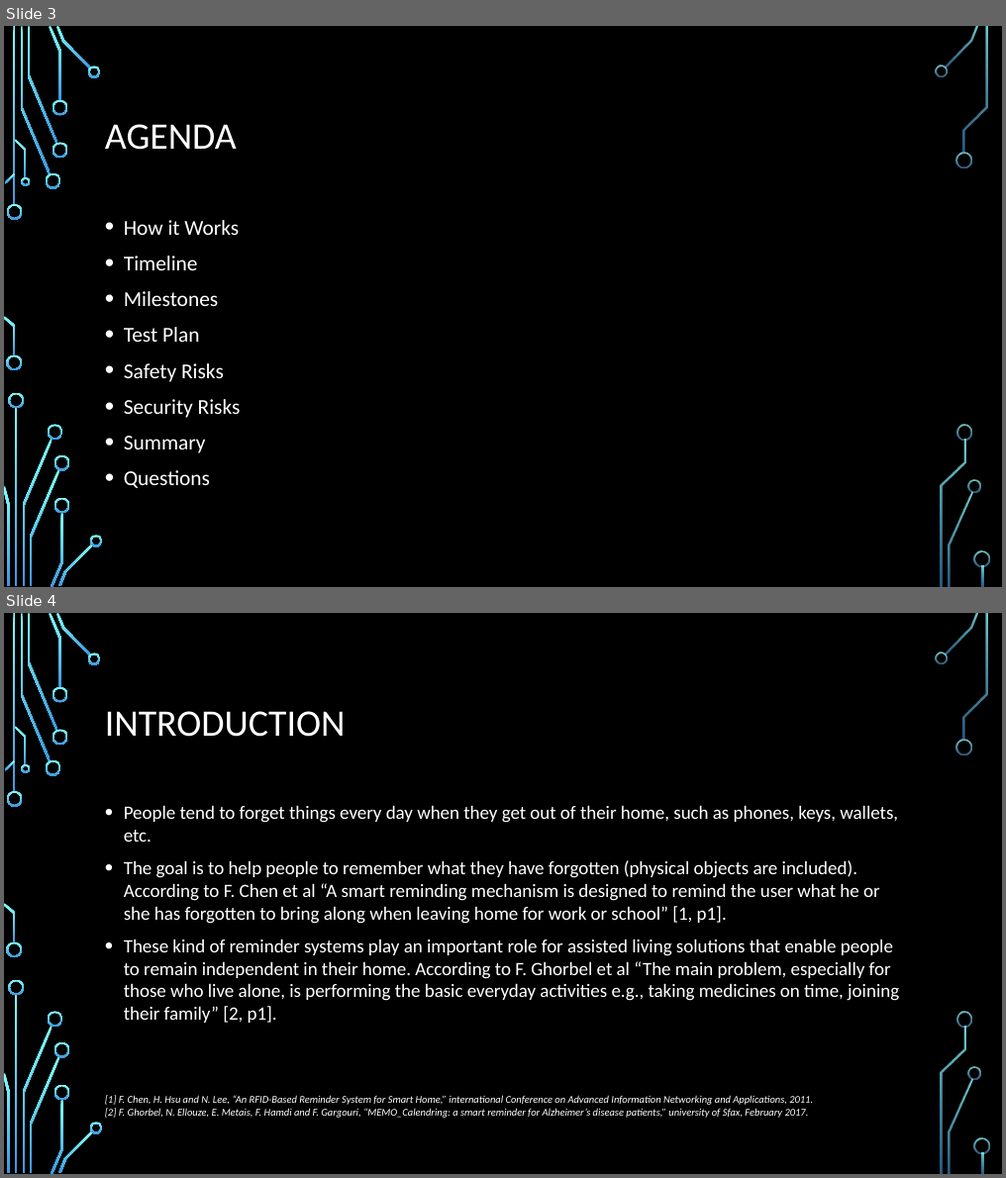
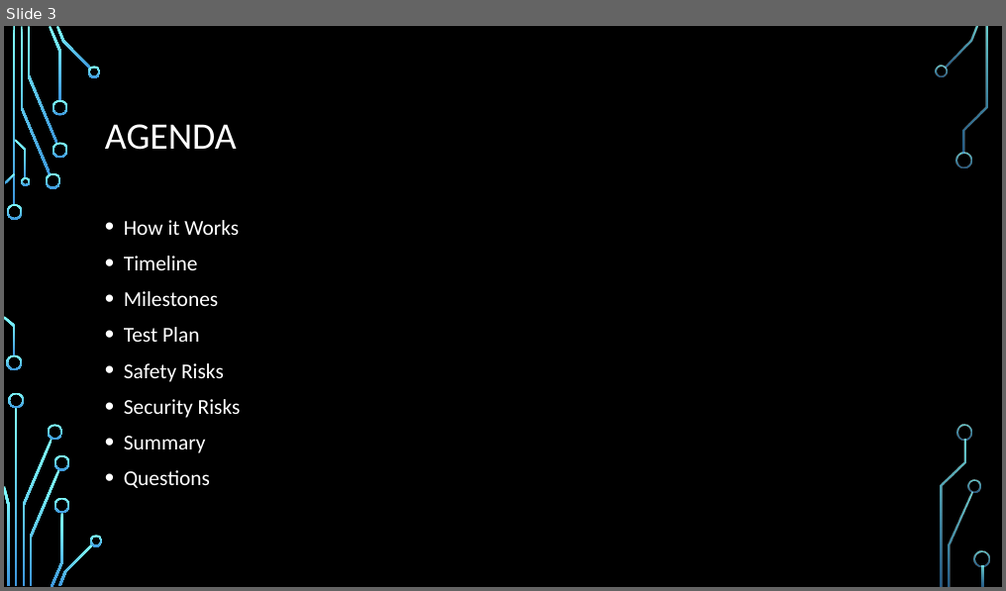
Before and after one commit to dontaylor6000/Group27_Tracker, a slide deck: Documentation/PDR.pptx. Shown one above the other, each under a label of ours: slides 3 and 4 before the commit, slide 3 after it. The pictures are 1006x1178 and 1006x591 pixels, drawn with LibreOffice and Linux fonts; fonts in the diff are those of the drawing; background and template pictures are left out. Boxes give left, top, right and bottom in pixels: in the first picture for what was removed or moved away, otherwise in the second. Text is boxed around its words. In the diff, an @@ line names an element or a change of style, - is before the commit and + after.

```diff
--- a/Documentation/PDR.pptx
+++ b/Documentation/PDR.pptx
@@ slide 4 removed at box(4, 613, 1002, 1174), background picture (left out); not listed: 36 template elements that a slide beside it also shows @@
@@ title removed at box(105, 711, 346, 737) @@
-INTRODUCTION
@@ text removed at box(124, 805, 899, 1023) @@
-• People tend to forget things every day when they get out of their home, such as phones, keys, wallets, etc.
-• The goal is to help people to remember what they have forgotten (physical objects are included). According to F. Chen et al “A smart reminding mechanism is designed to remind the user what he or she has forgotten to bring along when leaving home for work or school” [1, p1].
-• These kind of reminder systems play an important role for assisted living solutions that enable people to remain independent in their home. According to F. Ghorbel et al “The main problem, especially for those who live alone, is performing the basic everyday activities e.g., taking medicines on time, joining their family” [2, p1].
@@ text removed at box(105, 1095, 813, 1118) @@
-[1] F. Chen, H. Hsu and N. Lee, “An RFID-Based Reminder System for Smart Home,” international Conference on Advanced Information Networking and Applications, 2011.
-[2] F. Ghorbel, N. Ellouze, E. Metais, F. Hamdi and F. Gargouri, “MEMO_Calendring: a smart reminder for Alzheimer’s disease patients,” university of Sfax, February 2017.
```
Also in this commit, not shown: 7 slides changed, 7 slides added, 2 other slides removed.
